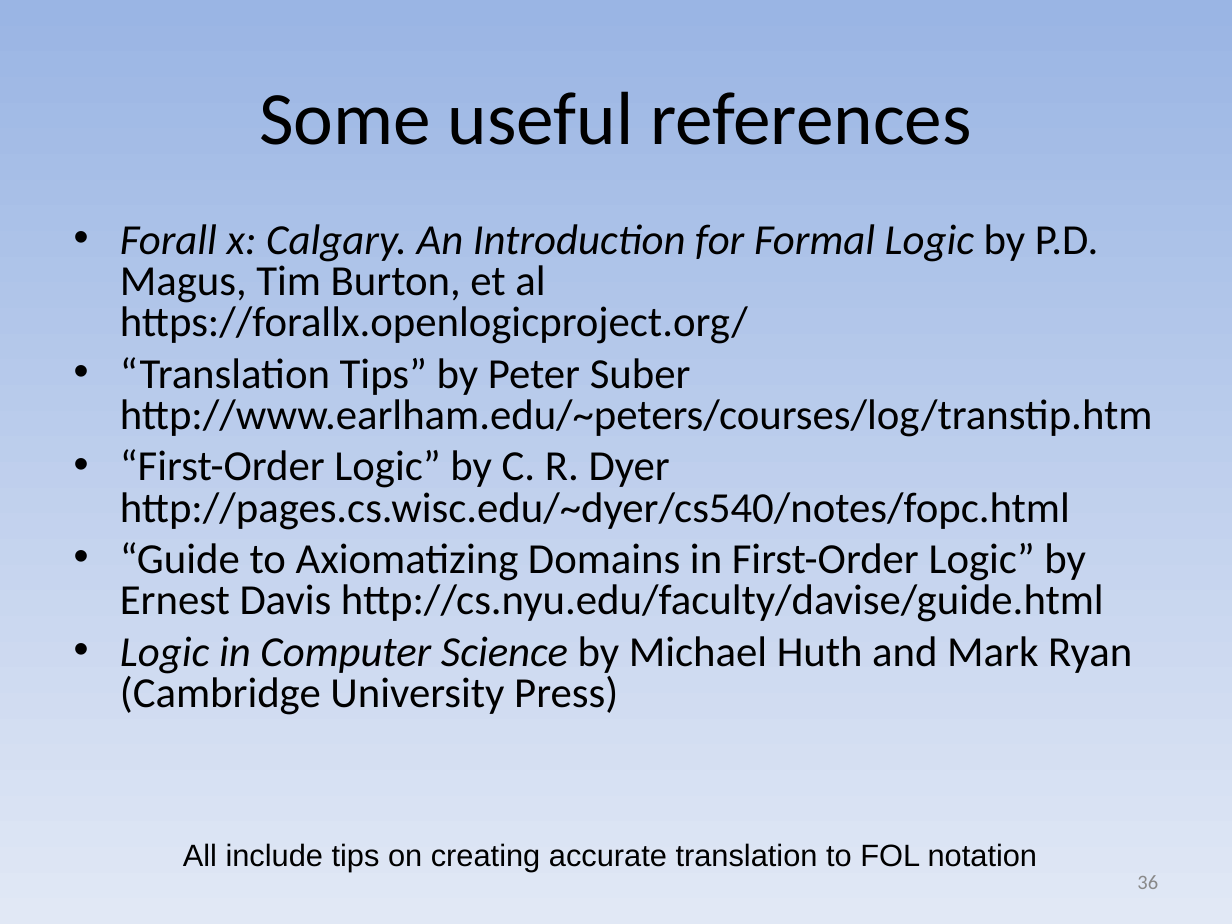
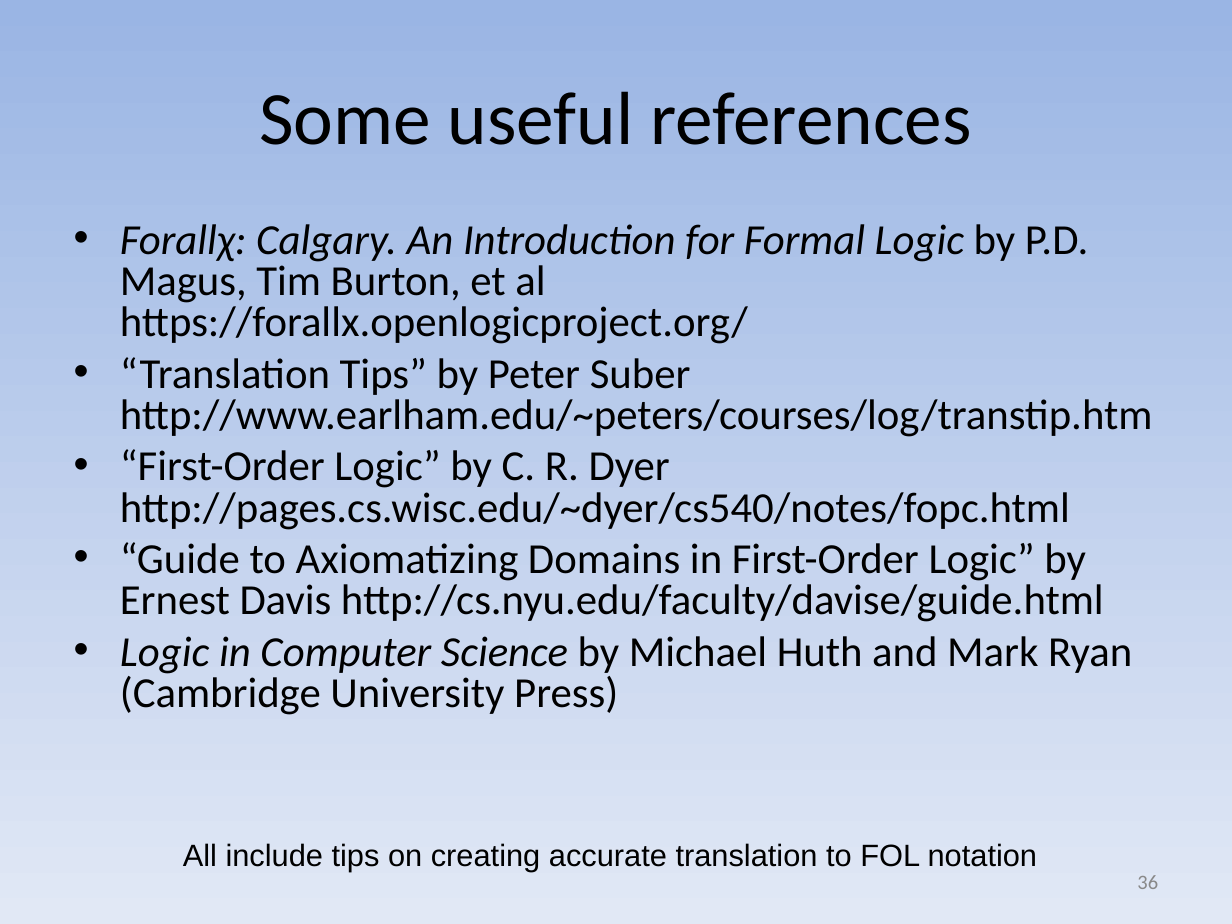
Before and after one commit to david-a-wheeler/david-a-wheeler.github.io, a slide deck: slide 36 of secure-class/presentations/Secure-Software-10-Formal-Methods.ppt. Drawn at 1232x924 pixels with LibreOffice and Linux fonts; fonts in the diff are those of the drawing. Boxes give left, top, right and bottom in pixels: in the first picture for what was removed or moved away, otherwise in the second. Text is boxed around its words. In the diff, an @@ line names an element or a change of style, - is before the commit and + after.

Commit message:
Tweak formal methods presentation re: notation

```diff
--- a/secure-class/presentations/Secure-Software-10-Formal-Methods.ppt
+++ b/secure-class/presentations/Secure-Software-10-Formal-Methods.ppt
@@ text at <box>120,224,1089,344</box>: text changed @@
-• Forall x: Calgary. An Introduction for Formal Logic by P.D. Magus, Tim Burton, et al https://forallx.openlogicproject.org/
+• Forallχ: Calgary. An Introduction for Formal Logic by P.D. Magus, Tim Burton, et al https://forallx.openlogicproject.org/
```
Also in this commit, not shown: 11 other slides changed.
